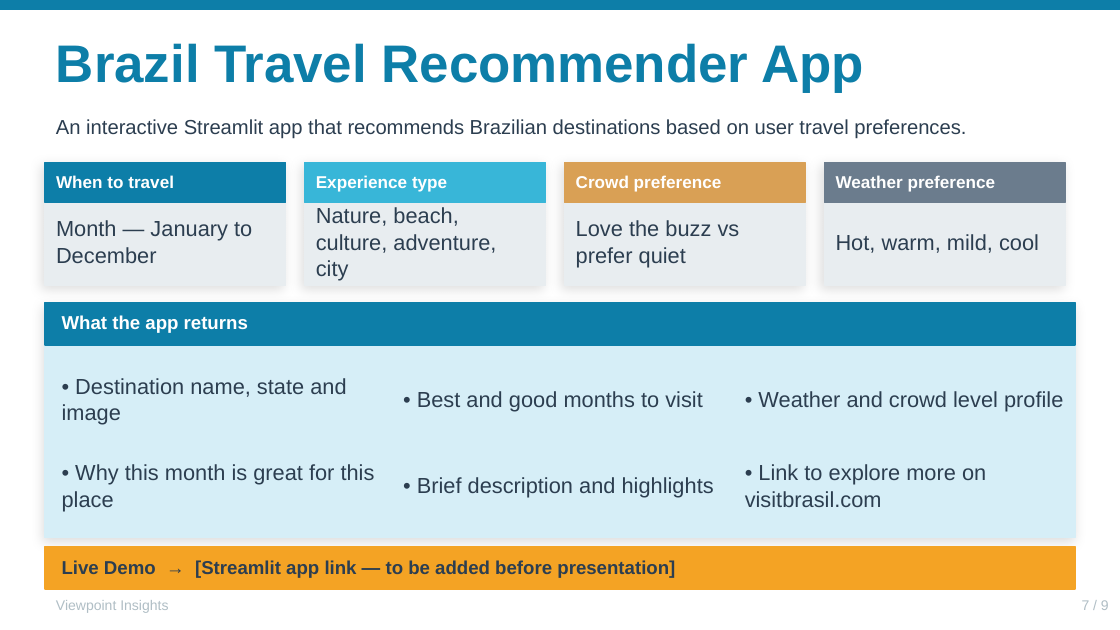
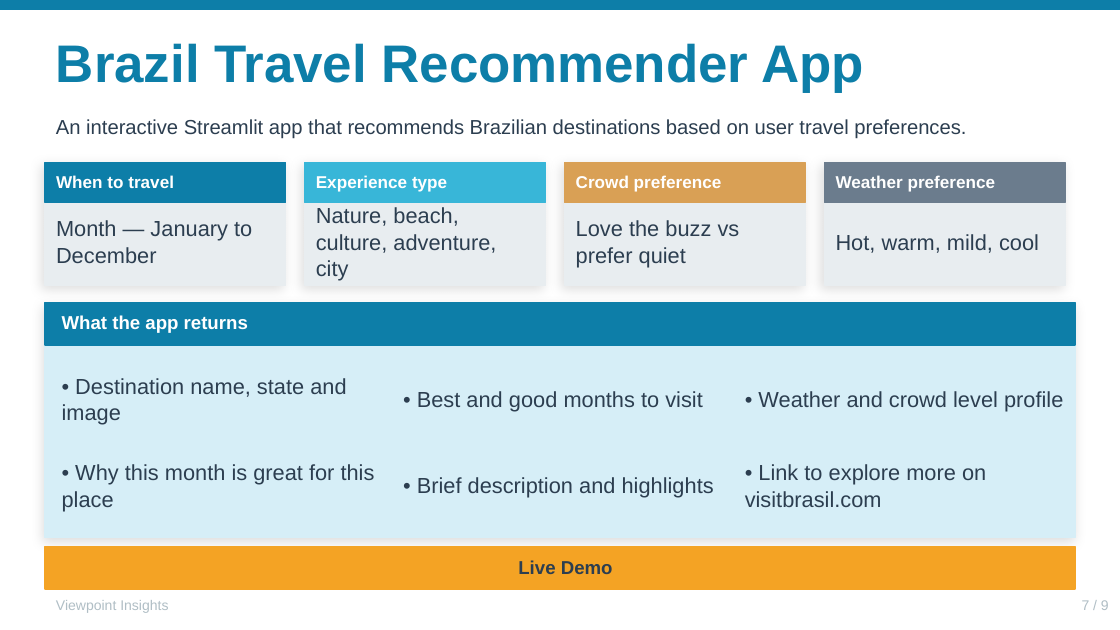
Before and after one commit to craftedbygaby/viewpoint_insights, a slide deck: slide 7 of brazils_road_back_presentation.pptx. Drawn at 1120x630 pixels with LibreOffice and Linux fonts; fonts in the diff are those of the drawing. Boxes give left, top, right and bottom in pixels: in the first picture for what was removed or moved away, otherwise in the second. Text is boxed around its words. In the diff, an @@ line names an element or a change of style, - is before the commit and + after.

```diff
--- a/brazils_road_back_presentation.pptx
+++ b/brazils_road_back_presentation.pptx
@@ text at [518, 560, 613, 574]: text changed @@
-Live Demo → [Streamlit app link — to be added before presentation]
+Live Demo
```
